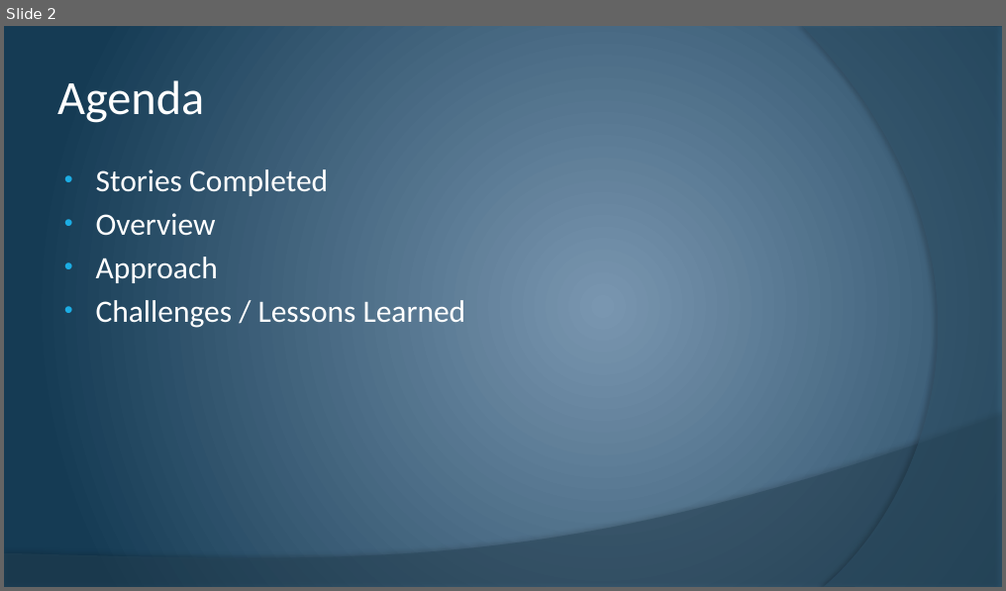
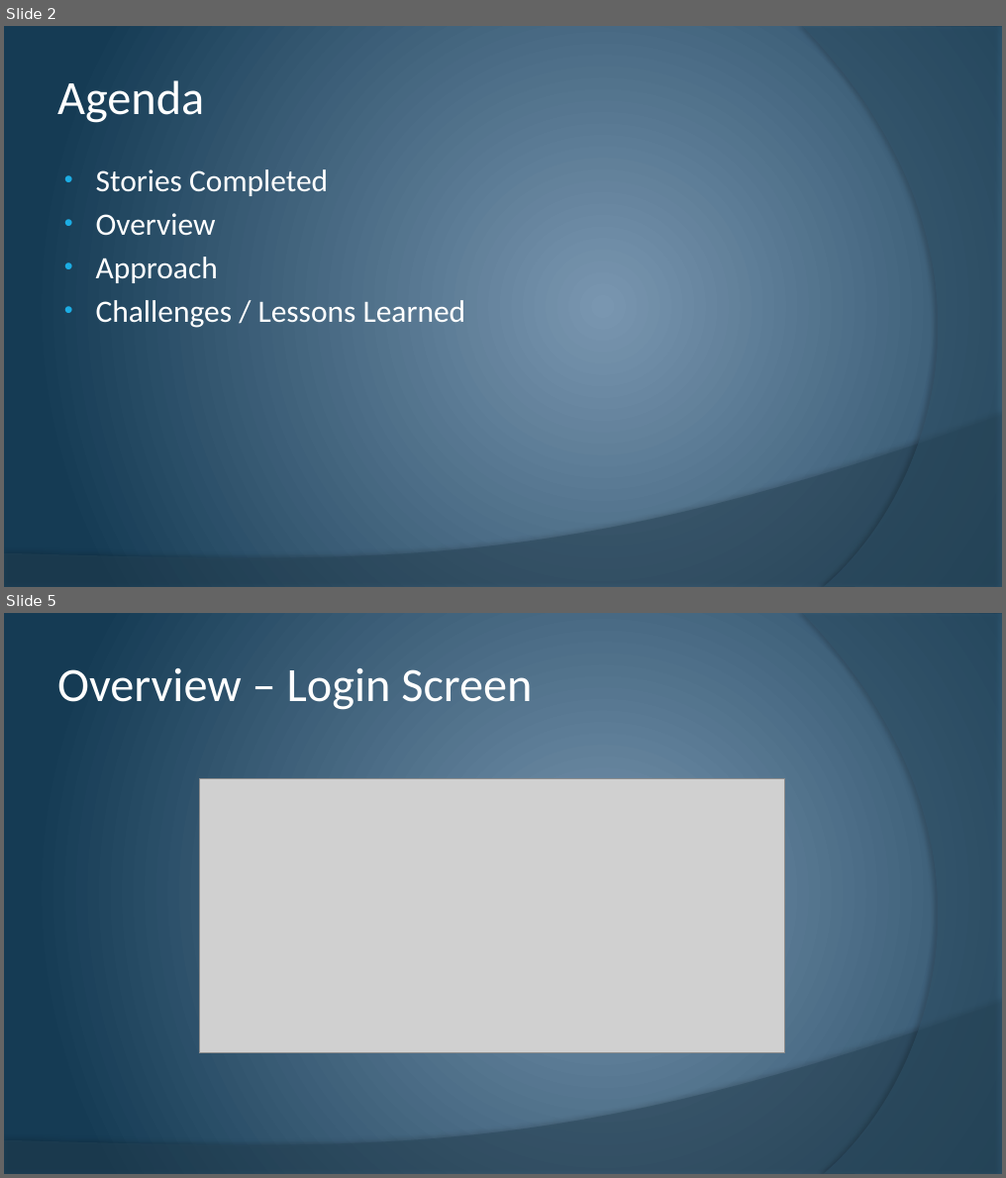
Before and after one commit to cstultz/cis234, a slide deck: assigns/assign10/t1-a10.pptx. Shown one above the other, each under a label of ours: slide 2 before the commit, slides 2 and 5 after it; the slides between them are not shown. The pictures are 1006x591 and 1006x1178 pixels, drawn with LibreOffice and Linux fonts; fonts in the diff are those of the drawing; grey boxes stand for pictures. Boxes give left, top, right and bottom in pixels: in the first picture for what was removed or moved away, otherwise in the second. Text is boxed around its words. In the diff, an @@ line names an element or a change of style, - is before the commit and + after.

```diff
--- a/assigns/assign10/t1-a10.pptx
+++ b/assigns/assign10/t1-a10.pptx
@@ slide 5 added at bbox=[4, 613, 1002, 1174], background gradient #7A96B0 to #153C55; not listed: 2 template elements that a slide beside it also shows @@
@@ title added at bbox=[57, 668, 532, 710], 46 pt, text #FFFFFF @@
+Overview – Login Screen
@@ picture added at bbox=[199, 778, 785, 1054] @@
```
Also in this commit, not shown: 4 slides changed, 6 other slides added, 2 slides removed, 2 other files.
